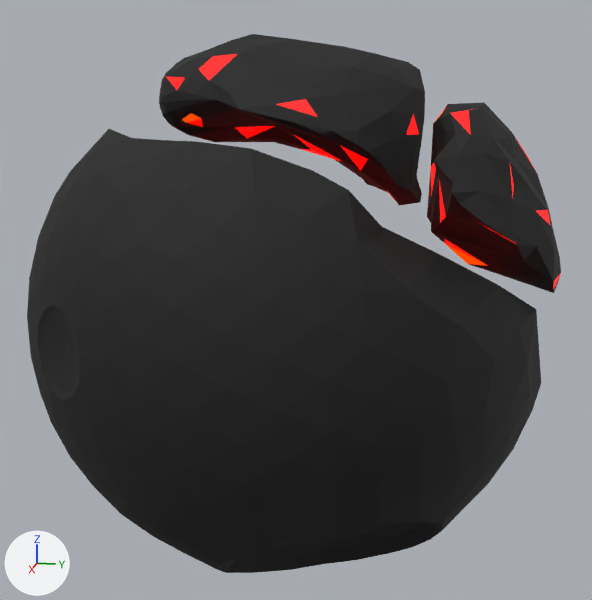
One commit to the glTF model public/models/Planet15.glb: the scene before it, then after it.
The view is the same before and after, from a 50 mm lens placed at (15.56, 3.11, 3.59), pointed at (-0.51, -0.11, -0.43). The lights are fixed; the arrows at lower left show +X, +Y and +Z. Vertices at the same position are counted once.

Names of what the first picture shows: 'Planet4-main', 'Planet4-right-big', 'Planet4-right-small'.
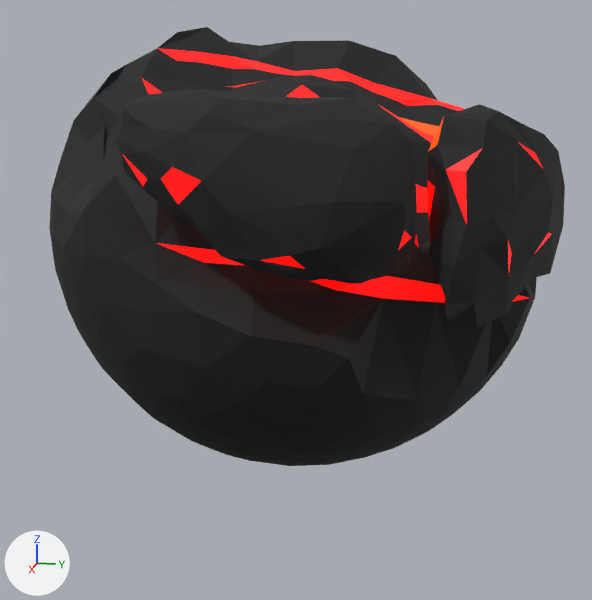
Location of each change, [x1, y1, x2, y2] in pixels of the pictures (592 x 600 px; the box of a moved part takes in the faces that stretch with it):
'Planet4-main', reshaped, moved, turned: before [27, 129, 541, 573]; after [49, 27, 537, 466]
'Planet4-right-big', moved, turned: before [159, 34, 425, 205]; after [116, 89, 419, 284]
'Planet4-right-small', moved, turned: before [427, 103, 561, 293]; after [427, 104, 565, 328]
part 1 of me_icosphere_005, moved or reshaped: before [349, 191, 497, 327]; after [94, 28, 486, 401]

The change in detail:
me_icosphere_005 has 641 vertices, 1278 faces and spans x -4.73..5.0, y -5.01..4.99, z -3.64..5.0.
me_icosphere_005 is used by ob_planet4_main; location (-0.03, -0.13, -0.55); rotation (2.724, 0.133, 0.0457), in degrees (156, 7.6, 2.6).
me_icosphere_005 part 1: 84 of 641 vertices moved; they spanned x -3.65..2.28, y -3.18..3.83, z -3.03..0.42 and now span x -3.66..2.24, y -3.18..3.83, z -3.1..0.41; mean shift (-0.43, 0.03, -0.61); largest move (0.19, -0.38, -0.13) -> (-1.36, -0.23, -2.29).
Object 'Planet4-right-small' (ob_planet4_right_small) moves from (-0.14, 0.03, -0.16) to (-0.73, 0.03, 1.31).
Object 'Planet4-right-small' (ob_planet4_right_small) turns from (156, 7.6, 2.6) to (160, 59, 5.1) degrees about x, y and z.
Object 'Planet4-main' (ob_planet4_main) moves from (-0.03, -0.13, -0.55) to (-1.1, -0.13, 1.12).
Object 'Planet4-main' (ob_planet4_main) turns from (156, 7.6, 2.6) to (161, 63, 5.8) degrees about x, y and z.
Object 'Planet4-right-big' (ob_planet4_right_big) moves from (-0.14, 0.03, -0.16) to (-0.73, 0.03, 1.31).
Object 'Planet4-right-big' (ob_planet4_right_big) turns from (156, 7.6, 2.6) to (160, 59, 5.1) degrees about x, y and z.
